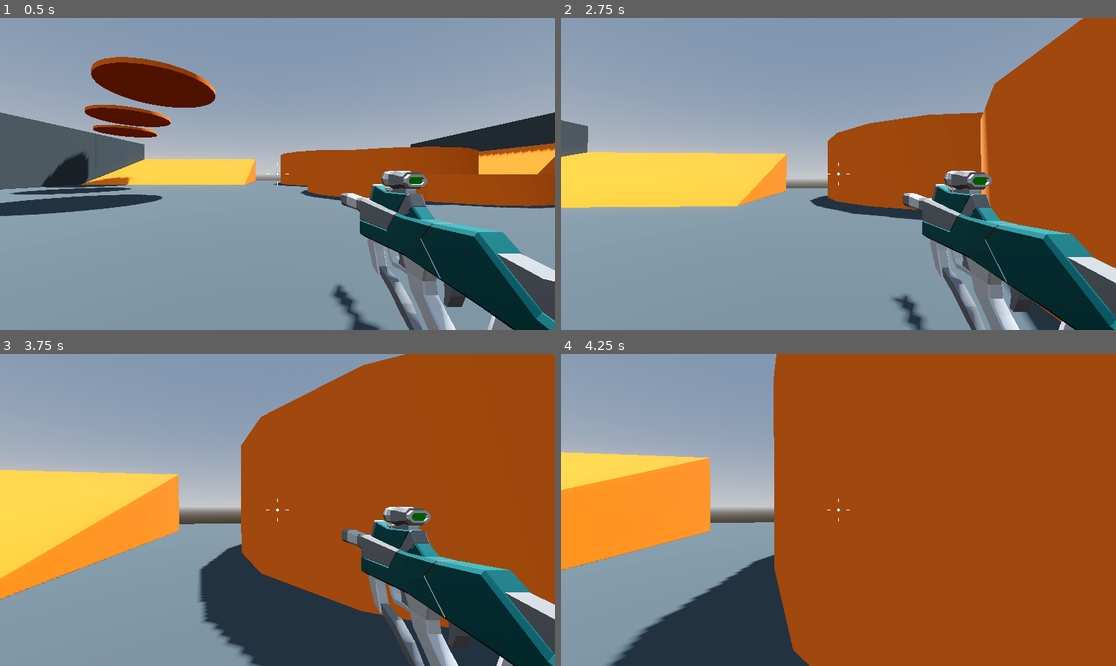
Above: before the commit, frames 1-4 (two rows, left to right).
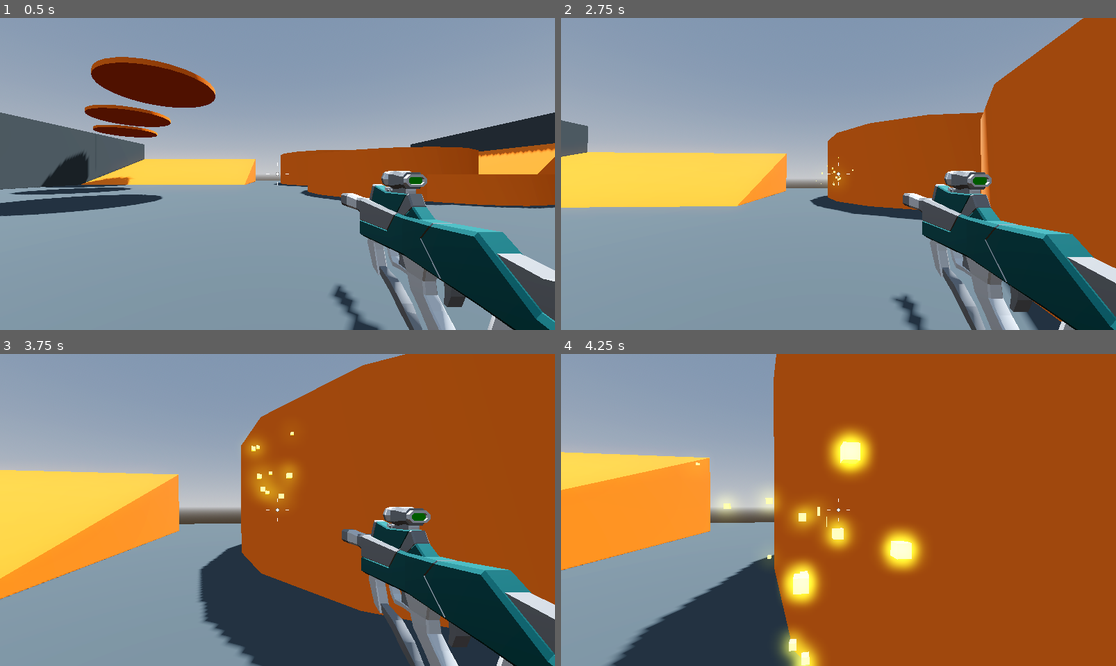
Above: after the commit, the same moments.

Repository: DTNevaeha/Shootout
Game: Godot game, scene res://Levels/SandBox.tscn
The game is run twice, just before and just after one commit, with the same random seed, the same clock (stepped at 60 frames per second) and the same inputs.
Inputs (mouse positions are in pixels of both pictures, inside the frame that each line leads up to):
- Up to frame 1 (0.5 s): no input
- Up to frame 2 (2.75 s): tap Enter at 0.5 s; move the mouse to (866, 174) at 0.52 s; press the mouse at (866, 174) at 0.53 s; hold W (move_forward) from 0.53 s (still down); tap Space (jump) at 0.77, 1.52 s; move the mouse to (810, 174) at 1.27 s; release the mouse at (810, 174) at 1.28 s; click (810, 174) at 1.35 s; move the mouse to (849, 167) at 2.02 s; press the mouse at (849, 167) at 2.03 s
- Up to frame 3 (3.75 s): keep holding W (move_forward); move the mouse to (271, 516) at 2.77 s; release the mouse at (271, 516) at 2.78 s; click (271, 516) at 2.85 s; tap Space (jump) at 3.02 s; move the mouse to (316, 513) at 3.52 s; press the mouse at (316, 513) at 3.53 s
- Up to frame 4 (4.25 s): keep holding W (move_forward); tap Space (jump) at 3.77 s

Frame 1 is identical in both runs. In frame 2, less than 0.1% of the frame differs, in the area x 45-53%, y 44-54%; in frame 3, 1.1%; in frame 4, 5.3%, in the area x 24-66%, y 23-100%.

Commit message:
Added hit sparks

Diff:
--- a/Weapons/SMG.tscn
+++ b/Weapons/SMG.tscn
@@ -26,9 +26,9 @@
 [sub_resource type="BoxMesh" id="BoxMesh_wwp17"]
 size = Vector3(0.1, 0.1, 0.1)
 
-[node name="SMG" node_paths=PackedStringArray("weapon_mesh", "muzzle_flash") instance=ExtResource("1_1f0d0")]
+[node name="SMG" node_paths=PackedStringArray("muzzle_flash", "weapon_mesh") instance=ExtResource("1_1f0d0")]
+muzzle_flash = NodePath("MuzzleFlash")
 weapon_mesh = NodePath("SMG")
-muzzle_flash = NodePath("MuzzleFlash")
 
 [node name="SMG" parent="." index="1" instance=ExtResource("2_1pp2t")]
 transform = Transform3D(1, 0, 0, 0, 1, 0, 0, 0, 1, 0.714, -0.302, -1)
--- a/Weapons/hitscan_weapon.gd
+++ b/Weapons/hitscan_weapon.gd
@@ -1,10 +1,11 @@
 extends Node3D
 
 @export var fire_rate := 14.0
+@export var muzzle_flash: GPUParticles3D
 @export var recoil := 0.05
+@export var sparks: PackedScene
 @export var weapon_damage := 15
 @export var weapon_mesh: Node3D
-@export var muzzle_flash: GPUParticles3D
 
 @onready var cooldown_timer: Timer = $CooldownTimer
 @onready var ray_cast_3d: RayCast3D = $RayCast3D
@@ -26,3 +27,6 @@
 	weapon_mesh.position.z += recoil
 	if collider is Enemy:
 		collider.hitpoints -= weapon_damage
+	var spark = sparks.instantiate()
+	add_child(spark)
+	spark.global_position = ray_cast_3d.get_collision_point()
--- a/Weapons/hitscan_weapon.tscn
+++ b/Weapons/hitscan_weapon.tscn
@@ -1,9 +1,11 @@
-[gd_scene load_steps=2 format=3 uid="uid://dnp3n1gun4xnx"]
+[gd_scene load_steps=3 format=3 uid="uid://dnp3n1gun4xnx"]
 
 [ext_resource type="Script" path="res://Weapons/hitscan_weapon.gd" id="1_qbg62"]
+[ext_resource type="PackedScene" uid="uid://drp4t8cgwjycc" path="res://Weapons/sparks.tscn" id="2_jm1dp"]
 
 [node name="HitscanWeapon" type="Node3D"]
 script = ExtResource("1_qbg62")
+sparks = ExtResource("2_jm1dp")
 
 [node name="CooldownTimer" type="Timer" parent="."]
 one_shot = true
--- /dev/null
+++ b/Weapons/sparks.tscn
@@ -0,0 +1,92 @@
+[gd_scene load_steps=9 format=3 uid="uid://drp4t8cgwjycc"]
+
+[sub_resource type="StandardMaterial3D" id="StandardMaterial3D_136e8"]
+emission_enabled = true
+emission = Color(1, 1, 0, 1)
+emission_energy_multiplier = 3.0
+
+[sub_resource type="Curve" id="Curve_daoj8"]
+_data = [Vector2(0, 1), 0.0, 0.0, 0, 0, Vector2(1, 0), 0.0, 0.0, 0, 0]
+point_count = 2
+
+[sub_resource type="CurveTexture" id="CurveTexture_ay66l"]
+curve = SubResource("Curve_daoj8")
+
+[sub_resource type="ParticleProcessMaterial" id="ParticleProcessMaterial_q8fey"]
+spread = 180.0
+initial_velocity_min = 1.0
+initial_velocity_max = 5.0
+scale_min = 0.5
+scale_curve = SubResource("CurveTexture_ay66l")
+
+[sub_resource type="BoxMesh" id="BoxMesh_j3pcr"]
+size = Vector3(0.1, 0.1, 0.1)
+
+[sub_resource type="Animation" id="Animation_ttkwa"]
+resource_name = "Spark"
+length = 0.5
+tracks/0/type = "value"
+tracks/0/imported = false
+tracks/0/enabled = true
+tracks/0/path = NodePath(".:emitting")
+tracks/0/interp = 1
+tracks/0/loop_wrap = true
+tracks/0/keys = {
+"times": PackedFloat32Array(0),
+"transitions": PackedFloat32Array(1),
+"update": 1,
+"values": [true]
+}
+tracks/1/type = "method"
+tracks/1/imported = false
+tracks/1/enabled = true
+tracks/1/path = NodePath(".")
+tracks/1/interp = 1
+tracks/1/loop_wrap = true
+tracks/1/keys = {
+"times": PackedFloat32Array(0.5),
+"transitions": PackedFloat32Array(1),
+"values": [{
+"args": [],
+"method": &"queue_free"
+}]
+}
+
+[sub_resource type="Animation" id="Animation_dmwba"]
+length = 0.001
+tracks/0/type = "value"
+tracks/0/imported = false
+tracks/0/enabled = true
+tracks/0/path = NodePath(".:emitting")
+tracks/0/interp = 1
+tracks/0/loop_wrap = true
+tracks/0/keys = {
+"times": PackedFloat32Array(0),
+"transitions": PackedFloat32Array(1),
+"update": 1,
+"values": [false]
+}
+
+[sub_resource type="AnimationLibrary" id="AnimationLibrary_fjvnh"]
+_data = {
+"RESET": SubResource("Animation_dmwba"),
+"Spark": SubResource("Animation_ttkwa")
+}
+
+[node name="Sparks" type="GPUParticles3D"]
+transform = Transform3D(1, 0, 0, 0, 1, 0, 0, 0, 1, -0.000510693, 0.00194991, -0.000934958)
+top_level = true
+material_override = SubResource("StandardMaterial3D_136e8")
+cast_shadow = 0
+emitting = false
+lifetime = 0.5
+one_shot = true
+explosiveness = 1.0
+process_material = SubResource("ParticleProcessMaterial_q8fey")
+draw_pass_1 = SubResource("BoxMesh_j3pcr")
+
+[node name="AnimationPlayer" type="AnimationPlayer" parent="."]
+libraries = {
+"": SubResource("AnimationLibrary_fjvnh")
+}
+autoplay = "Spark"
